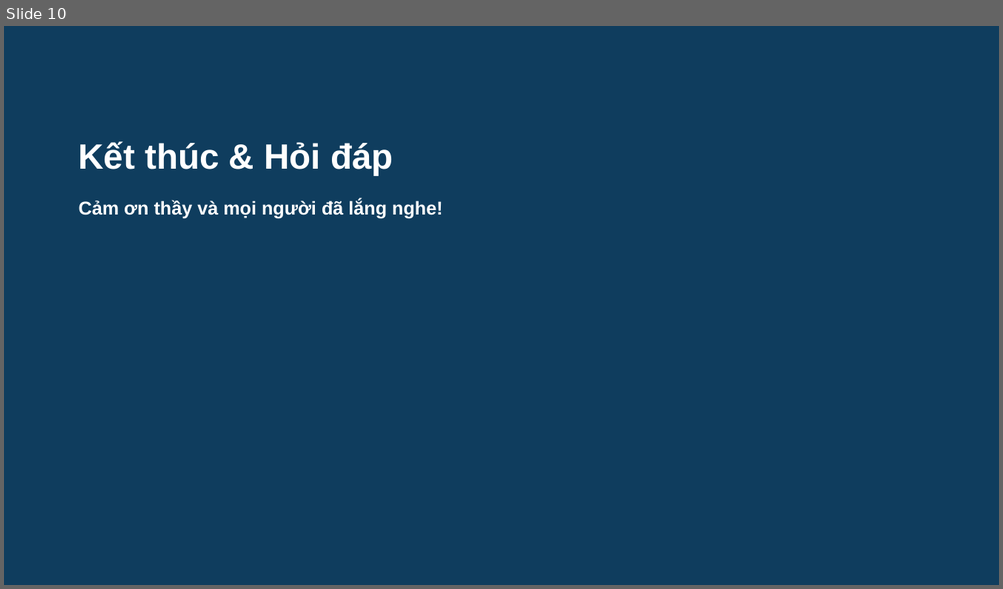
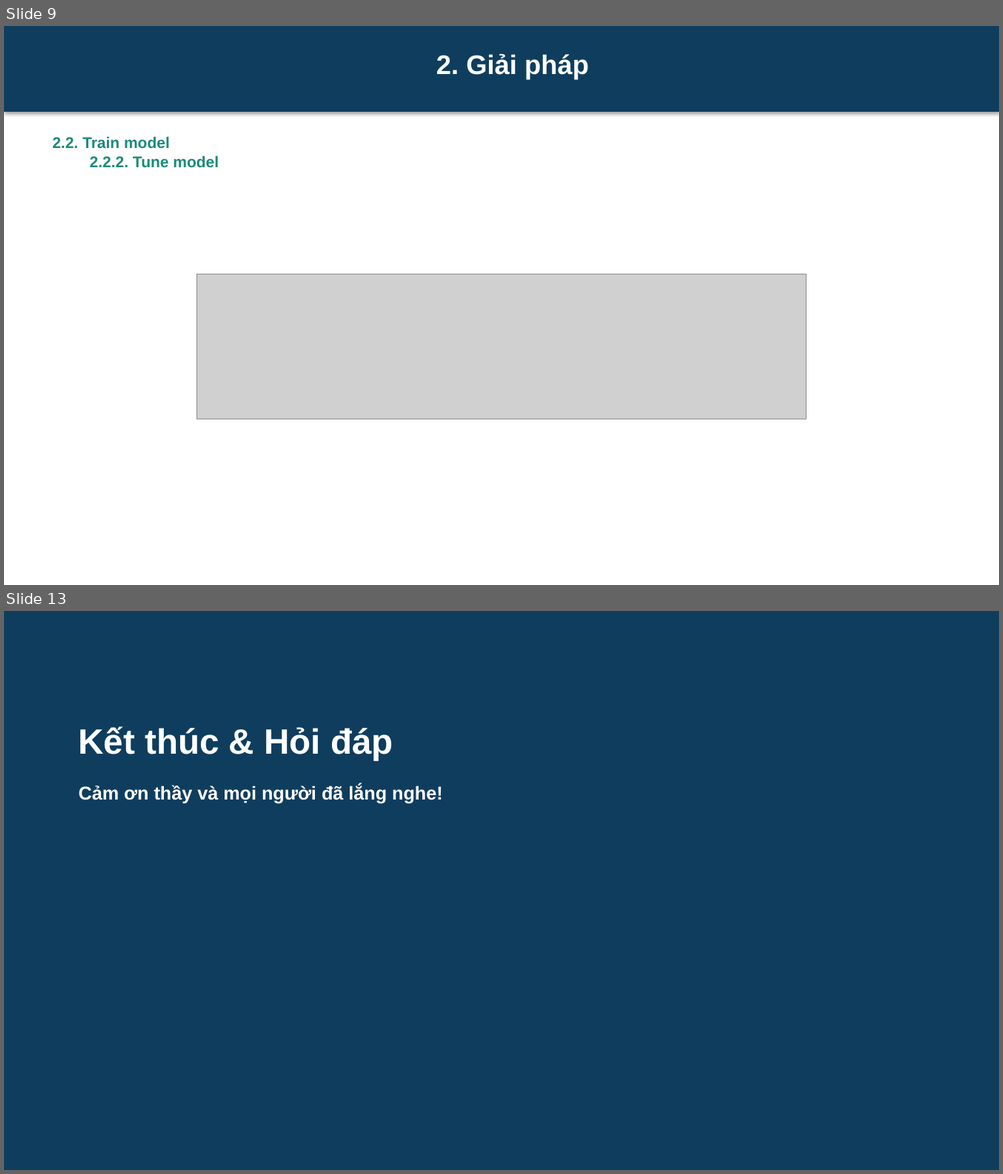
Before and after one commit to DongTrieu0310/AI_HealthCareAssitant, a slide deck: docs/Slide.pptx. Shown one above the other, each under a label of ours: slide 10 before the commit, slides 9 and 13 after it; the slides between them are not shown. The pictures are 1003x589 and 1003x1174 pixels, drawn with LibreOffice and Linux fonts; fonts in the diff are those of the drawing; grey boxes stand for pictures. Boxes give left, top, right and bottom in pixels: in the first picture for what was removed or moved away, otherwise in the second. Text is boxed around its words. In the diff, an @@ line names an element or a change of style, - is before the commit and + after.

```diff
--- a/docs/Slide.pptx
+++ b/docs/Slide.pptx
@@ slide 9 added at [4,26,999,585], background #FFFFFF @@
@@ rectangle added at [4,26,999,112], fill #0F3D5E, 26 pt, text #FFFFFF, bold @@
+2. Giải pháp
@@ text added at [52,136,219,168], 15 pt, text #1B8A7A, bold @@
+2.2. Train model
+2.2.2. Tune model
@@ picture added at [196,275,806,419] @@
@@ what was slide 10 is now slide 13 @@
```
Also in this commit, not shown: 6 slides changed, 5 other slides added, 3 slides removed, 3 other files.
